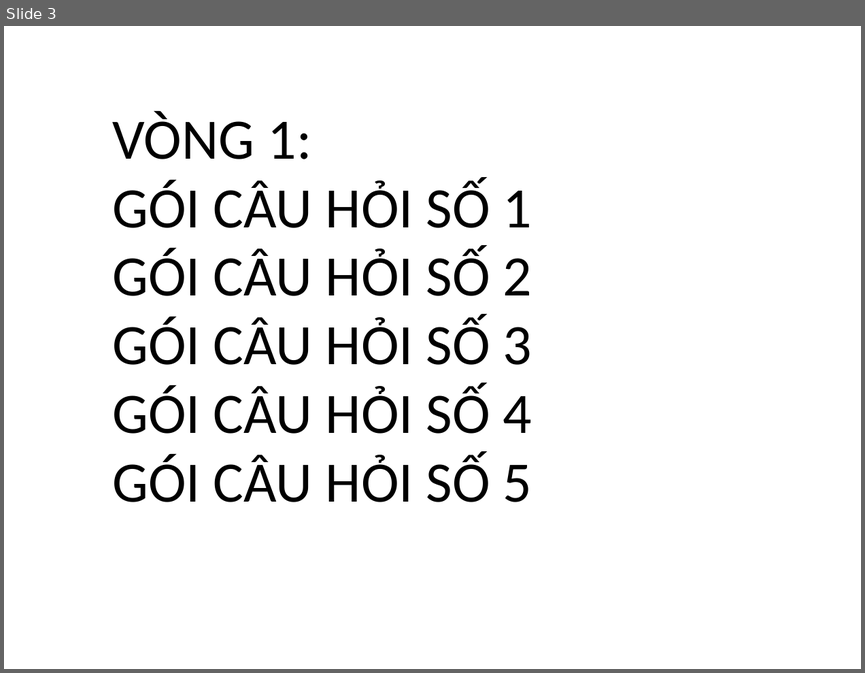
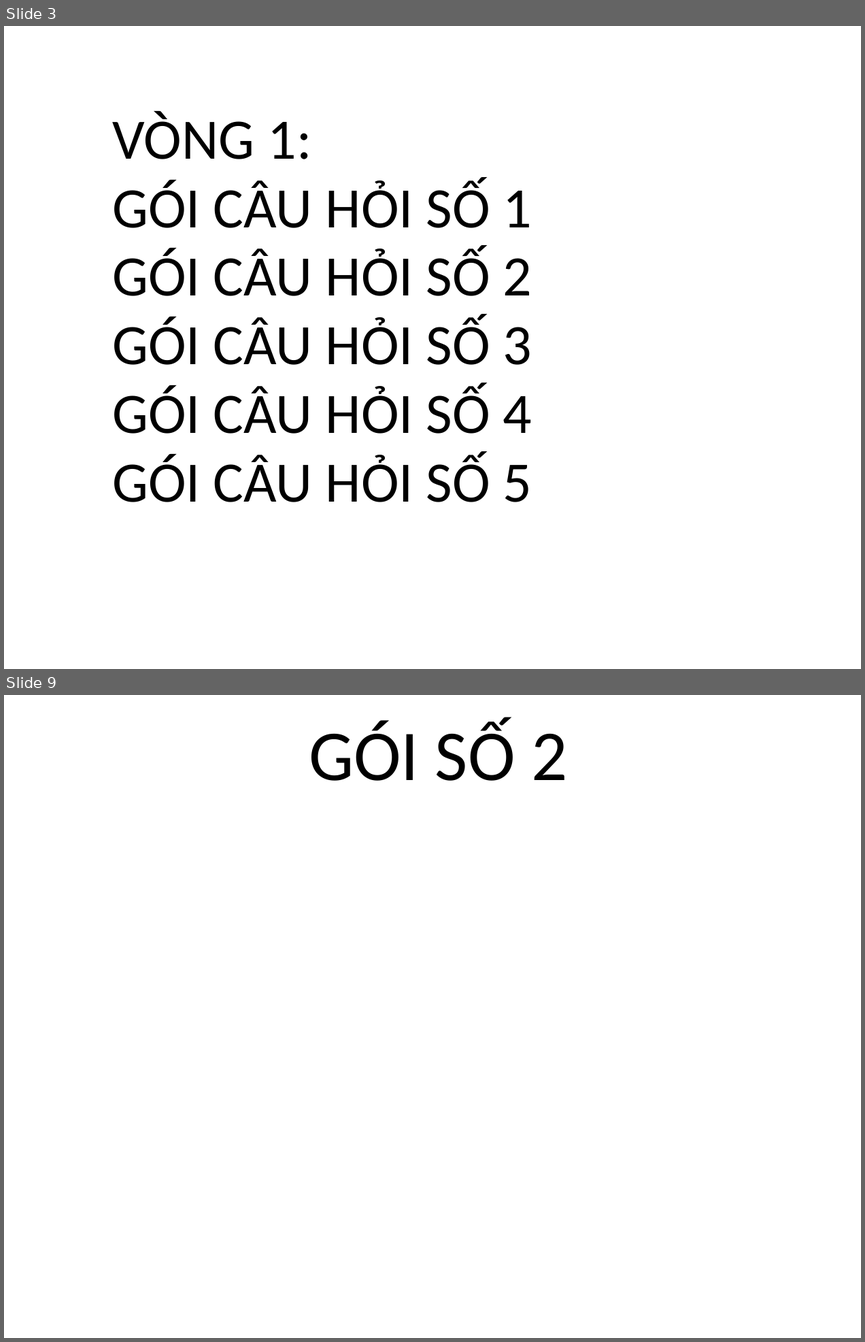
Before and after one commit to huytt/giao-an, a slide deck: hoi_thi.ppt. Shown one above the other, each under a label of ours: slide 3 before the commit, slides 3 and 9 after it; the slides between them are not shown. The pictures are 865x673 and 865x1342 pixels, drawn with LibreOffice and Linux fonts; fonts in the diff are those of the drawing; background and template pictures are left out. Boxes give left, top, right and bottom in pixels: in the first picture for what was removed or moved away, otherwise in the second. Text is boxed around its words. In the diff, an @@ line names an element or a change of style, - is before the commit and + after.

```diff
--- a/hoi_thi.ppt
+++ b/hoi_thi.ppt
@@ slide 9 added at bbox=[4, 695, 861, 1338], background picture (left out) @@
@@ text added at bbox=[309, 720, 567, 781], 60 pt, text #000000 @@
+GÓI SỐ 2
```
Also in this commit, not shown: 2 slides changed, 10 other slides added, 4 slides removed.
